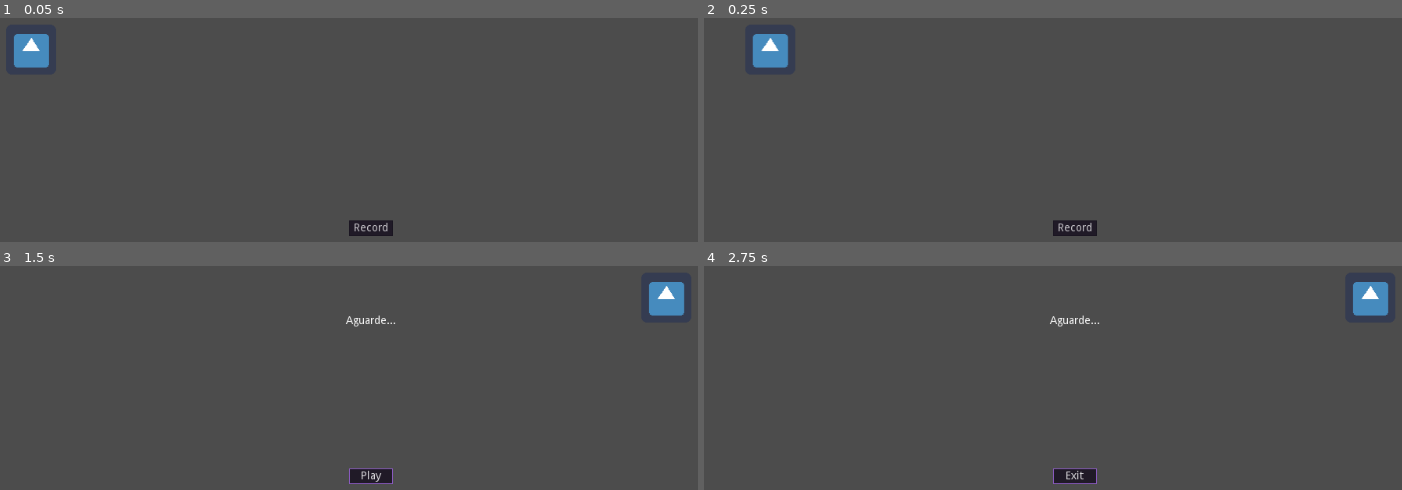
Above: before the commit, frames 1-4 (two rows, left to right).
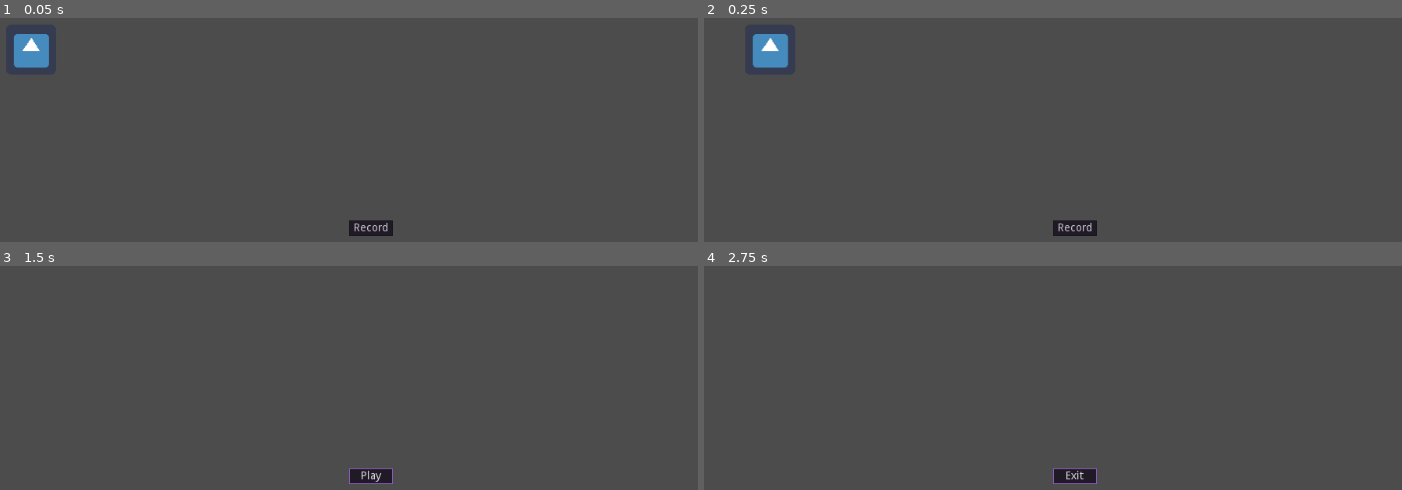
Above: after the commit, the same moments.

Repository: GersonFeDutra/godot-screen-recorder
Game: Godot game, scene res://demo/src/Demo.tscn
Two runs of this game, one before a commit and one after it. Both use one fixed random seed, a clock stepped at 60 frames per second and the inputs below. The engine's default icon, where the game draws it, is replaced by a stand-in: a white triangle on a blue panel in a dark square.
Inputs:
- Up to frame 1 (0.05 s): no input
- Up to frame 2 (0.25 s): no input
- Up to frame 3 (1.5 s): click "Record" at 0.5 s; click "Stop" at 1.25 s
- Up to frame 4 (2.75 s): click "Play" at 2 s

The runs differ from the first frame. In frame 3, 0.9% of the frame differs, in the area x 49-99%, y 7-28%; in frame 4, 0.9%.

Commit message:
Pass viewport + allows pixel transparency (WebM)

Diff:
--- a/demo/src/Demo.gd
+++ b/demo/src/Demo.gd
@@ -12,6 +12,7 @@
 onready var screen_recorder: ScreenRecorder = $ScreenRecorder
 onready var wait_label: Label = $WaitLabel
 onready var video_player: VideoPlayer = $CanvasLayer/VideoPlayer
+onready var viewport: Viewport = $ViewportContainer/Viewport
 
 
 func _on_Button_pressed() -> void:
@@ -20,10 +21,10 @@
 		State.WAIT:
 			state = State.RECORD
 			button.text = "Stop"
-			screen_recorder.start()
+			screen_recorder.start(viewport)
 		State.RECORD:
 			state = State.STOP
-			$Sprite.queue_free()
+			$ViewportContainer.queue_free()
 			wait_label.show()
 			screen_recorder.stop()
 		State.STOP:
@@ -35,7 +36,7 @@
 
 
 func _on_ScreenRecorder_process_completed(output_path: String) -> void:
-	var stream := VideoStreamTheora.new()
+	var stream := VideoStreamWebm.new()
 
 	wait_label.hide()
 	button.text = "Play"
--- a/demo/src/Demo.tscn
+++ b/demo/src/Demo.tscn
@@ -115,11 +115,24 @@
 "_edit_use_anchors_": false
 }
 
-[node name="Sprite" type="Sprite" parent="."]
+[node name="ViewportContainer" type="ViewportContainer" parent="."]
+anchor_right = 1.0
+anchor_bottom = 1.0
+__meta__ = {
+"_edit_use_anchors_": false
+}
+
+[node name="Viewport" type="Viewport" parent="ViewportContainer"]
+size = Vector2( 1024, 600 )
+transparent_bg = true
+handle_input_locally = false
+render_target_update_mode = 3
+
+[node name="Sprite" type="Sprite" parent="ViewportContainer/Viewport"]
 position = Vector2( 517.101, 270 )
 texture = ExtResource( 1 )
 
-[node name="AnimationPlayer" type="AnimationPlayer" parent="Sprite"]
+[node name="AnimationPlayer" type="AnimationPlayer" parent="ViewportContainer/Viewport/Sprite"]
 autoplay = "loop"
 anims/loop = SubResource( 1 )
 
--- a/project.godot
+++ b/project.godot
@@ -26,4 +26,5 @@
 
 [rendering]
 
+environment/default_clear_color=Color( 0.301961, 0.301961, 0.301961, 0 )
 environment/default_environment="res://default_env.tres"
--- a/src/lib/ScreenRecorder.gd
+++ b/src/lib/ScreenRecorder.gd
@@ -8,15 +8,23 @@
 
 enum Formats {
 	H264, # Needs a GdNative plugin to be played in Godot.
-	OGV, # Default
+	OGV,
+	WEBM, # Default - recommended for transparent videos.
+}
+enum Transparency {
+	VIEWPORT = -1, # Ativa a transparência com base em `transparent_bg` do viewport.
+	FALSE = 0,
+	TRUE = 1,
 }
 
 const RENDER_DIR: String = "render"
 const FRAMES_DIR: String = "%s/frames" % RENDER_DIR
 
+var is_transparency_enabled: bool
 var renders: int = 0
 var first_frame: int = 0
 var current_folder: String
+var capture_viewport: Viewport
 
 ####
 
@@ -25,7 +33,6 @@
 
 func _ready() -> void:
 	set_process(false)
-	get_viewport().msaa = Viewport.MSAA_2X
 
 	var directory: = Directory.new()
 	var path: String = "user://%s" % RENDER_DIR
@@ -42,12 +49,12 @@
 				frame = Engine.get_frames_drawn(),
 			})
 	)
-	get_viewport().set_clear_mode(Viewport.CLEAR_MODE_ONLY_NEXT_FRAME)
+	capture_viewport.set_clear_mode(Viewport.CLEAR_MODE_ONLY_NEXT_FRAME)
 
-	var image := get_viewport().get_texture().get_data()
+	var image := capture_viewport.get_texture().get_data()
 
-	if image.generate_mipmaps() != OK:
-		push_warning("Woldn't able to generate mipmaps")
+	#if image.generate_mipmaps() != OK:
+	#	push_warning("Woldn't able to generate mipmaps")
 
 	# The viewport must be flipped to match the rendered window
 	image.flip_y()
@@ -58,10 +65,19 @@
 ####
 
 
-func start() -> void:
+func start(
+		viewport: Viewport = get_viewport(), use_transparency: int = Transparency.VIEWPORT) -> void:
 	var directory := Directory.new()
 	var path: String = "user://%s" % FRAMES_DIR
 
+	match use_transparency:
+		Transparency.VIEWPORT:
+			is_transparency_enabled = viewport.transparent_bg
+		_:
+			is_transparency_enabled = use_transparency == Transparency.TRUE
+
+	capture_viewport = viewport
+	capture_viewport.msaa = Viewport.MSAA_2X
 	current_folder = "%s%d" % [path, renders]
 
 	while directory.dir_exists(current_folder):
@@ -86,40 +102,53 @@
 	set_process(true)
 
 
-func stop(format: int = Formats.OGV) -> void:
+func stop(format: int = Formats.WEBM) -> void:
 	set_process(false)
 	yield(get_tree(), "idle_frame")
 	yield(get_tree(), "idle_frame")
 	# Allows displaying eventual messages to the user while processing.
 
-	if OS.is_debug_build():
-		var exit_code: int
-		var user_dir: String = OS.get_user_data_dir()
-		var output_path: String = "{output_dir}/video{renders}".format({
-				output_dir = user_dir + "/" + RENDER_DIR,
-				renders = renders,
-			})
+	if not OS.is_debug_build():
+		return
 
-		match format:
-			Formats.H264:
-				output_path += ".mp4"
-				exit_code = OS.execute("ffmpeg", PoolStringArray(["-start_number",
-						str(first_frame), "-r", "60", "-f", "image2", "-s", "2560x1440", "-i",
-						"{frames_dir}/%d.png".format({
-								frames_dir = user_dir + "/" + FRAMES_DIR + str(renders)}),
-						"-vcodec", "libx264", "-crf", "15", output_path
-					]))
+	var exit_code: int
+	var user_dir: String = OS.get_user_data_dir()
+	var output_path: String = "{output_dir}/video{renders}".format({
+			output_dir = user_dir + "/" + RENDER_DIR,
+			renders = renders,
+		})
+	var args := PoolStringArray([
+		"-start_number", str(first_frame), "-r", "60", "-f", "image2", "-s", "2560x1440", "-i",
+		"{frames_dir}/%d.png".format({
+				frames_dir = user_dir + "/" + FRAMES_DIR + str(renders)}),
+	])
 
-			Formats.OGV:
-				output_path += ".ogv"
-				exit_code = OS.execute("ffmpeg", PoolStringArray(["-start_number",
-						str(first_frame), "-r", "60", "-f", "image2", "-s", "2560x1440", "-i",
-						"{frames_dir}/%d.png".format({
-							frames_dir = user_dir + "/" + FRAMES_DIR + str(renders)}),
-						"-codec:a", "libtheora", "-qscale:v", "6" , "-crf", "15", output_path
-					]))
+	if is_transparency_enabled:
+		args.append_array(["-vf", "colorkey=black"])
 
-		if exit_code != OK:
-			push_error("Woldn't able to complete the rendering")
+		if format != Formats.WEBM:
+			push_warning("WebM format is the only that fully support transparency. " +
+				"Prefer it for alpha-channel-enabled videos instead.")
 
-		emit_signal("process_completed", output_path)
+	match format:
+		Formats.H264:
+			output_path += ".mp4"
+			args.append_array(["-vcodec", "libx264"])
+		Formats.OGV:
+			output_path += ".ogv"
+			args.append_array(["-codec:a", "libtheora", "-qscale:v", "6"])
+		Formats.WEBM:
+			output_path += ".webm"
+			args.append_array(["-c:v", "libvpx-vp9"])
+
+			if is_transparency_enabled:
+				args.append_array(["-pix_fmt", "yuva420p"])
+
+	args.append_array(["-crf", "15", output_path])
+	exit_code = OS.execute("ffmpeg", args)
+
+	if exit_code != OK:
+		output_path = ""
+		push_error("Wouldn't able to complete the rendering")
+
+	emit_signal("process_completed", output_path)
